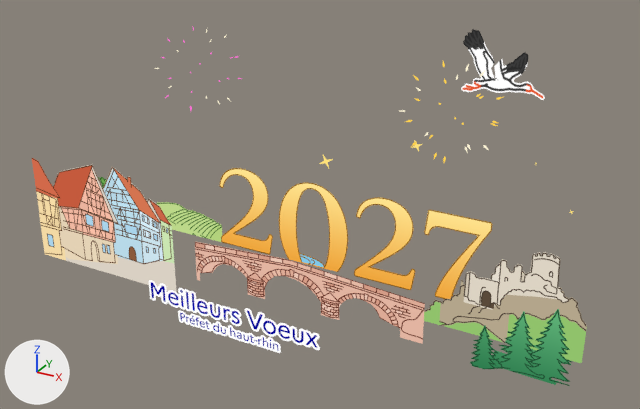
What one commit did to the glTF model assets/carte.glb.
One viewpoint serves both versions: a camera (50 mm lens) standing at (0.652, -1.149, 0.717) and looking at (0.022, -0.003, 0.144). The lights are fixed; the arrows at lower left show +X, +Y and +Z. The older version comes first. Both versions are drawn at frame 195 of the action 'Scene'; the numbers are the values there.

The scene before the commit, as lines of its bpy script (objects in view):
```python
ob_chateau = bpy.data.objects.new('chateau', me_chateau_plan)
ob_chateau.parent = ob_carte_popup
ob_chateau.location = (0.337, -0.0333, 0.0022)
ob_chateau.rotation_euler = (1.571, 0.0, 0.0)  # degrees (90, 0, 0)
ob_chiffre_0 = bpy.data.objects.new('chiffre_0', me_chiffre_0_plan)
ob_chiffre_0.parent = ob_carte_popup
ob_chiffre_0.location = (-0.0191, 0.0453, 0.001)
ob_chiffre_0.rotation_euler = (1.571, 0.0, 0.0)  # degrees (90, 0, 0)
ob_chiffre_2a = bpy.data.objects.new('chiffre_2a', me_chiffre_2a_plan)
ob_chiffre_2a.parent = ob_carte_popup
ob_chiffre_2a.location = (-0.155, 0.0453, 0.0007)
ob_chiffre_2a.rotation_euler = (1.571, 0.0, 0.0)  # degrees (90, 0, 0)
ob_chiffre_2b = bpy.data.objects.new('chiffre_2b', me_chiffre_2b_plan)
ob_chiffre_2b.parent = ob_carte_popup
ob_chiffre_2b.location = (0.117, 0.0453, 0.0013)
ob_chiffre_2b.rotation_euler = (1.571, 0.0, 0.0)  # degrees (90, 0, 0)
ob_chiffre_7 = bpy.data.objects.new('chiffre_7', me_chiffre_7_plan)
ob_chiffre_7.parent = ob_carte_popup
ob_chiffre_7.location = (0.238, 0.0453, 0.0016)
ob_chiffre_7.rotation_euler = (1.571, 0.0, 0.0)  # degrees (90, 0, 0)
ob_cigogne = bpy.data.objects.new('Cigogne', None)
ob_cigogne.parent = ob_carte_popup
ob_cigogne.location = (0.242, 0.201, 0.332)
ob_cigogne.rotation_euler = (1.571, 0.0, 2.821)  # degrees (90, 0, 162)
ob_cigogne.scale = (2.2, 2.2, 2.2)
ob_etoile_3 = bpy.data.objects.new('Etoile_3', me_etoile)
ob_etoile_3.parent = ob_etoiles
ob_etoile_3.location = (0.02, 0.02, 0.21)
ob_etoile_3.rotation_euler = (0.0, -2.029, 0.0)  # degrees (0, -116, 0)
ob_etoile_3.scale = (0.91, 0.91, 0.91)
ob_etoile_7 = bpy.data.objects.new('Etoile_7', me_etoile)
ob_etoile_7.parent = ob_etoiles
ob_etoile_7.location = (0.15, 0.08, 0.24)
ob_etoile_7.rotation_euler = (0.0, -2.029, 0.0)  # degrees (0, -116, 0)
ob_etoile_7.scale = (0.75, 0.75, 0.75)
ob_sapin_1 = bpy.data.objects.new('sapin_1', me_sapin_1_plan)
ob_sapin_1.parent = ob_carte_popup
ob_sapin_1.location = (0.35, -0.115, 0.0031)
ob_sapin_1.rotation_euler = (1.571, -0.0331, 0.0)  # degrees (90, -1.9, 0)
# also in view: 'texte' at (-0.009, -0.221, 0.035); 'maisons' at (-0.31, -0.149, 0.104); 'vignes' at (-0.283, 0.047, 0.029); 'cigogne_corps' at (0.242, 0.202, 0.316); 'pont' at (0.041, -0.095, 0.044)
```
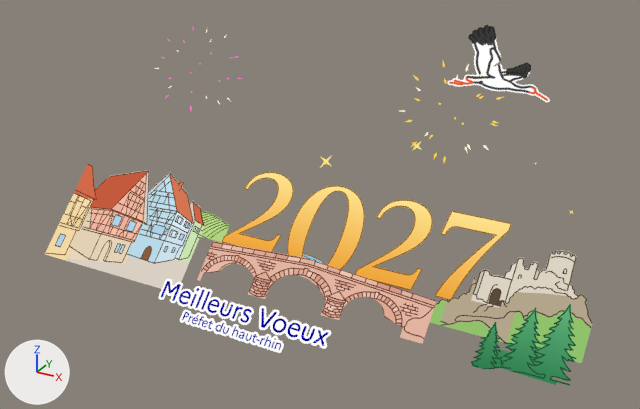
ob_cigogne is not drawn itself; it is the parent of ob_cigogne_aile_arriere, ob_cigogne_aile_avant, ob_cigogne_corps.

The change, as JSON lines over the scene's bpy script:
```json
{"op": "set", "path": "ob_chateau.rotation_euler", "old": "(1.571, 0.0, 0.0)", "new": "(0.785, 0.0, 0.0)", "note": "degrees (90, 0, 0) -> degrees (45, 0, 0)"}
{"op": "set", "path": "ob_chiffre_0.rotation_euler", "old": "(1.571, 0.0, 0.0)", "new": "(0.785, 0.0, 0.0)", "note": "degrees (90, 0, 0) -> degrees (45, 0, 0)"}
{"op": "set", "path": "ob_chiffre_2a.rotation_euler", "old": "(1.571, 0.0, 0.0)", "new": "(0.785, 0.0, 0.0)", "note": "degrees (90, 0, 0) -> degrees (45, 0, 0)"}
{"op": "set", "path": "ob_chiffre_2b.rotation_euler", "old": "(1.571, 0.0, 0.0)", "new": "(0.785, 0.0, 0.0)", "note": "degrees (90, 0, 0) -> degrees (45, 0, 0)"}
{"op": "set", "path": "ob_chiffre_7.rotation_euler", "old": "(1.571, 0.0, 0.0)", "new": "(0.785, 0.0, 0.0)", "note": "degrees (90, 0, 0) -> degrees (45, 0, 0)"}
{"op": "set", "path": "ob_cigogne.rotation_euler", "old": "(1.571, 0.0, 2.821)", "new": "(-0.811, -2.92, 0.227)", "note": "degrees (90, 0, 162) -> degrees (-46, -167, 13)"}
{"op": "set", "path": "ob_etoile_3.rotation_euler", "old": "(0.0, -2.029, 0.0)", "new": "(-0.416, 0.687, -2.18)", "note": "degrees (0, -116, 0) -> degrees (-24, 39, -125)"}
{"op": "set", "path": "ob_etoile_7.rotation_euler", "old": "(0.0, -2.029, 0.0)", "new": "(-0.416, 0.687, -2.18)", "note": "degrees (0, -116, 0) -> degrees (-24, 39, -125)"}
{"op": "set", "path": "ob_maisons.rotation_euler", "old": "(1.571, 0.0, 0.0)", "new": "(0.785, 0.0, 0.0)", "note": "degrees (90, 0, 0) -> degrees (45, 0, 0)"}
{"op": "set", "path": "ob_pont.rotation_euler", "old": "(1.571, 0.0, 0.0)", "new": "(0.785, 0.0, 0.0)", "note": "degrees (90, 0, 0) -> degrees (45, 0, 0)"}
{"op": "set", "path": "ob_sapin_1.rotation_euler", "old": "(1.571, -0.0331, 0.0)", "new": "(0.785, -0.0331, 0.0)", "note": "degrees (90, -1.9, 0) -> degrees (45, -1.9, 0)"}
{"op": "set", "path": "ob_sapins_2.rotation_euler", "old": "(1.571, 0.0308, 0.0)", "new": "(0.785, 0.0308, 0.0)", "note": "degrees (90, 1.8, 0) -> degrees (45, 1.8, 0)"}
{"op": "set", "path": "ob_texte.rotation_euler", "old": "(1.571, 0.0, 0.0)", "new": "(0.785, 0.0, 0.0)", "note": "degrees (90, 0, 0) -> degrees (45, 0, 0)"}
{"op": "set", "path": "ob_vignes.rotation_euler", "old": "(1.571, 0.0, 0.0)", "new": "(0.785, 0.0, 0.0)", "note": "degrees (90, 0, 0) -> degrees (45, 0, 0)"}
```

Boxes [x1, y1, x2, y2] around the edits, measured in the pictures (640 x 409 px):
```json
{"object": "maisons", "change": "turned", "before": [32, 158, 177, 292], "after": [45, 163, 205, 289]}
{"object": "chateau", "change": "turned", "before": [424, 252, 587, 363], "after": [430, 250, 593, 363]}
{"object": "pont", "change": "turned", "before": [195, 242, 425, 344], "after": [197, 241, 436, 344]}
{"object": "texte", "change": "turned", "before": [149, 280, 320, 353], "after": [158, 279, 331, 353]}
{"object": "chiffre_0", "change": "turned", "before": [279, 182, 348, 272], "after": [287, 186, 365, 270]}
{"object": "sapins_2", "change": "turned", "before": [492, 309, 572, 386], "after": [496, 304, 577, 386]}
{"object": "chiffre_2b", "change": "turned", "before": [354, 197, 415, 290], "after": [355, 200, 433, 290]}
{"object": "chiffre_7", "change": "turned", "before": [424, 210, 493, 299], "after": [435, 211, 512, 300]}
{"object": "chiffre_2a", "change": "turned", "before": [219, 168, 273, 255], "after": [222, 172, 294, 252]}
{"object": "vignes", "change": "turned", "before": [157, 202, 222, 242], "after": [200, 211, 230, 242]}
{"object": "cigogne_aile_arriere", "change": "turned", "before": [463, 29, 498, 85], "after": [468, 25, 501, 83]}
{"object": "cigogne_corps", "change": "turned", "before": [461, 78, 545, 100], "after": [447, 74, 550, 102]}
{"object": "sapin_1", "change": "turned", "before": [470, 325, 503, 369], "after": [471, 322, 505, 369]}
{"object": "cigogne_aile_avant", "change": "turned", "before": [494, 52, 528, 83], "after": [494, 63, 531, 83]}
{"object": "Etoile_3", "change": "turned", "before": [319, 155, 333, 168], "after": [321, 156, 331, 167]}
{"object": "Etoile_7", "change": "turned", "before": [411, 140, 422, 151], "after": [412, 142, 422, 151]}
```
